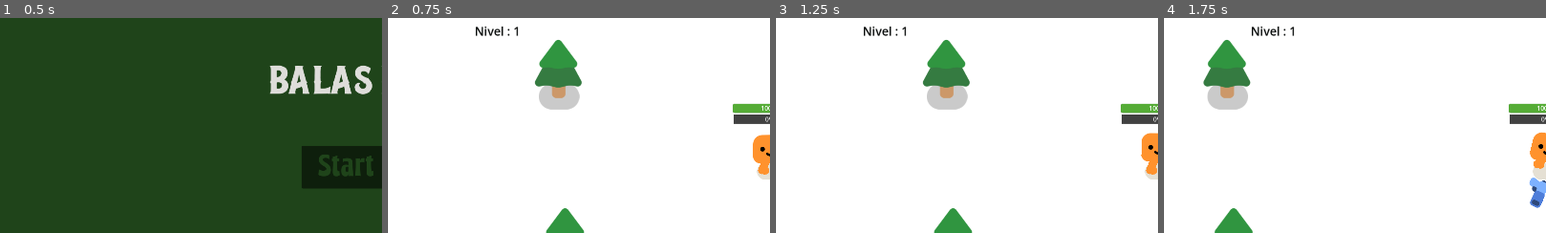
Above: before the commit, frames 1-4 (left to right).
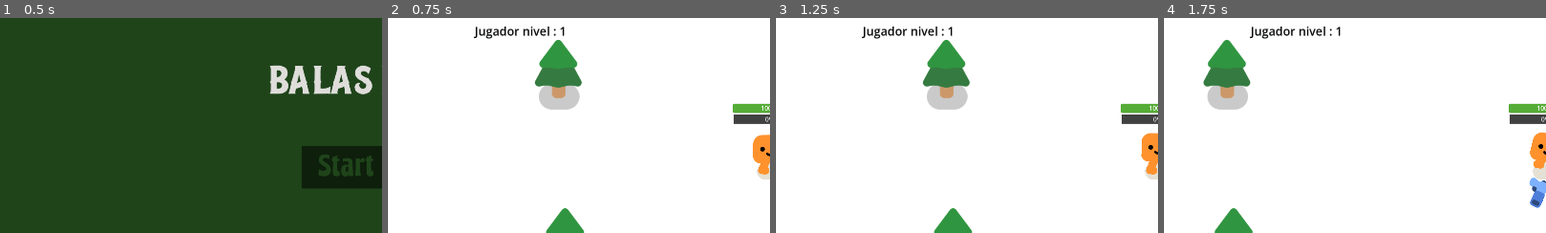
Above: after the commit, the same moments.

Repository: MauroCastro1705/Survivor-game-proyect
Game: Godot game, scene res://MainMenu.tscn
The game is run twice, just before and just after one commit, with the same random seed, the same clock (stepped at 60 frames per second) and the same inputs.
Inputs:
- Up to frame 1 (0.5 s): no input
- Up to frame 2 (0.75 s): click "Start Game" at 0.5 s
- Up to frame 3 (1.25 s): no input
- Up to frame 4 (1.75 s): hold D (move_right) from 1.28 s (still down)
The pictures show only the part of the screen within x 0-50%, y 15-65%; the shares and areas given below are measured in that part.

Frame 1 is identical in both runs. In frame 2, 0.6% of the frame differs, in the area x 22-47%, y 3-10%; in frame 3, 0.6%; in frame 4, 0.6%.

Commit message:
minor fixes

Diff:
--- a/gun.gd
+++ b/gun.gd
@@ -1,5 +1,5 @@
 extends Area2D
-func _physics_process(delta):
+func _physics_process(_delta):
 	var enemies_in_range = get_overlapping_bodies()
 	if enemies_in_range.size()>0:
 		var target_enemy = enemies_in_range[0]
--- a/mob.gd
+++ b/mob.gd
@@ -15,7 +15,7 @@
 
 
 
-func _physics_process(delta):
+func _physics_process(_delta):
 	var direction = global_position.direction_to(player.global_position)
 	velocity = direction * 250
 	move_and_slide()
--- a/survivors-game.gd
+++ b/survivors-game.gd
@@ -23,7 +23,7 @@
 
 func Score_update(GameScore):
 	%ScoreLabel.text = "Score : " + str(GameScore)
-	%NivelLabel.text = "Nivel : " + str(Global.playerLEVEL)
+	%NivelLabel.text = "Jugador nivel : " + str(Global.playerLEVEL)
 
 func Score_increment():
 	var ScoreMult = Global.scoreMulti
